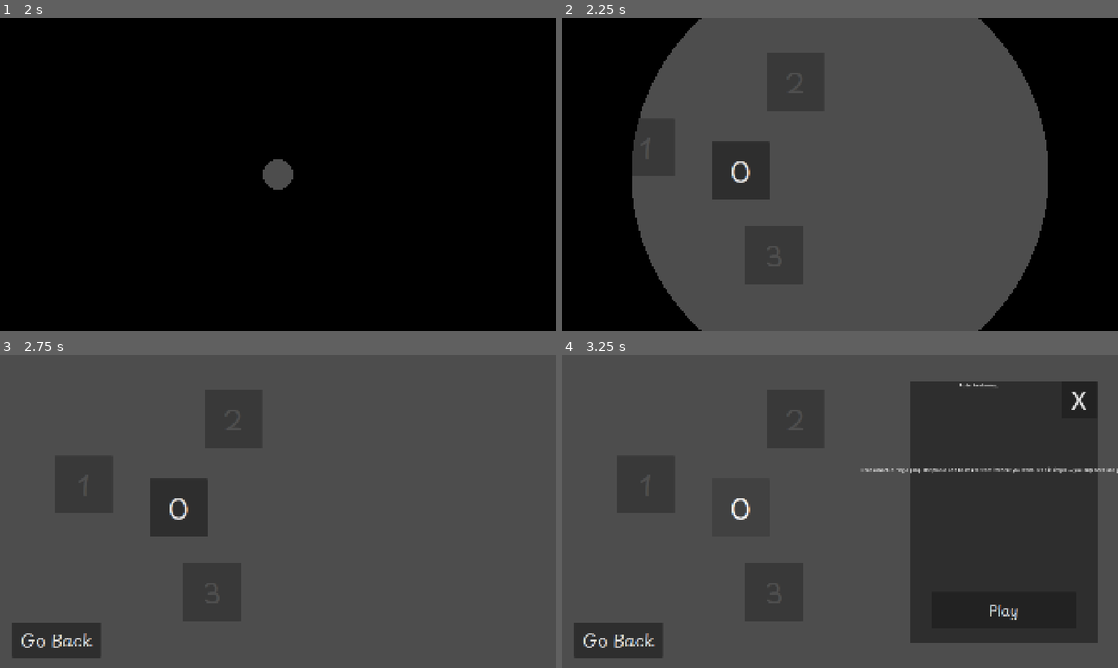
Above: before the commit, frames 1-4 (two rows, left to right).
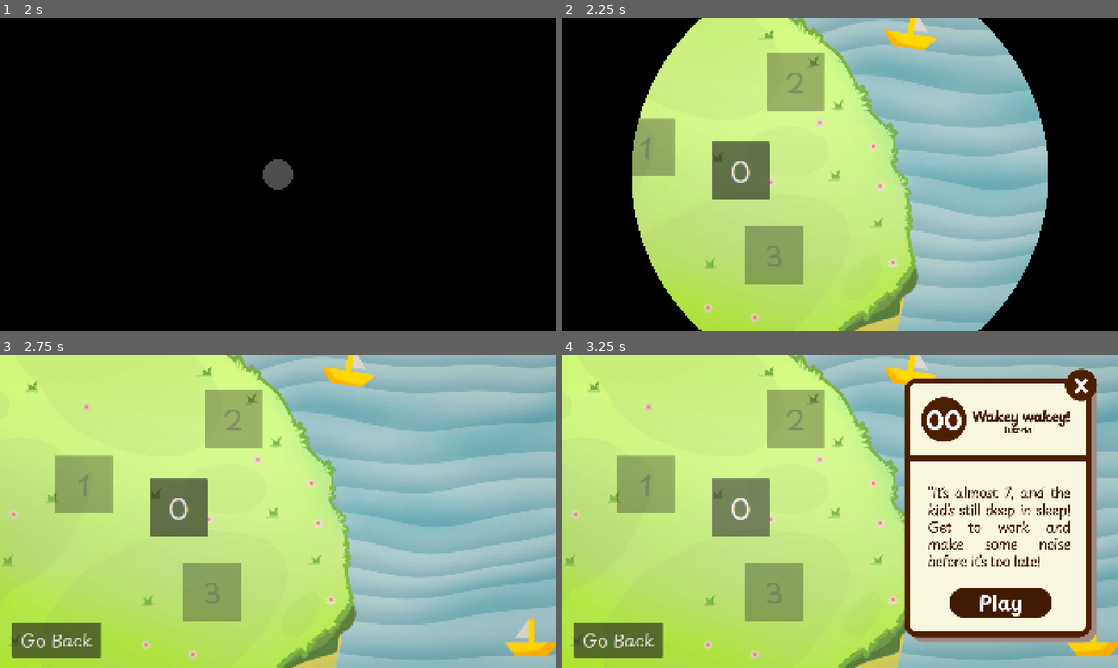
Above: after the commit, the same moments.

Repository: milkeotothemoon/GMTK-26---Boys-at-the-Back
Game: Godot game, scene res://scenes/main/Main.tscn
Same seed, same stepped clock (60 frames per second), same inputs: the game is played once before the commit and once after it. The engine's default icon, where the game draws it, is replaced by a stand-in: a white triangle on a blue panel in a dark square. Video files are missing from this copy of the repository; at most half a second of black plays in their place.
Inputs (mouse positions are in pixels of both pictures, inside the frame that each line leads up to):
- Up to frame 1 (2 s): tap Enter at 0.5 s; move the mouse to (400, 158) at 0.52 s; click (400, 158) at 0.67 s; click "PLAY" at 1.25 s
- Up to frame 2 (2.25 s): click "PLAY" at 2 s
- Up to frame 3 (2.75 s): no input
- Up to frame 4 (3.25 s): click "0" at 2.75 s

Frame 1 is identical in both runs. In frame 2, 67% of the frame differs, in the area x 12-88%, y 0-100%; in frame 3, 100%, in the area x 0-100%, y 0-100%; in frame 4, 100%.

Commit message:
part 1 ui

Diff:
--- a/scenes/gameplay/BuildSpace.tscn
+++ b/scenes/gameplay/BuildSpace.tscn
@@ -1,6 +1,6 @@
 [gd_scene format=3 uid="uid://dj4pr3ftuubh4"]
 
-[ext_resource type="Texture2D" uid="uid://cef26xd1577m8" path="res://icon.svg" id="2_2bb0f"]
+[ext_resource type="Texture2D" uid="uid://bjb6ylckhy4vy" path="res://assets/sprites/ui/main game/alarm.png" id="2_2bb0f"]
 [ext_resource type="Script" uid="uid://dxhj6lpsr2ttj" path="res://scripts/gameplay/grid_visual.gd" id="2_ky76c"]
 
 [sub_resource type="RectangleShape2D" id="RectangleShape2D_75xeh"]
@@ -14,12 +14,13 @@
 
 [node name="BuildSpace" type="Node2D" unique_id=1416657170]
 
-[node name="TextureRect" type="TextureRect" parent="." unique_id=1273156104]
-offset_right = 670.0
-offset_bottom = 670.0
-texture = ExtResource("2_2bb0f")
+[node name="ColorRect" type="ColorRect" parent="." unique_id=1277572077]
+offset_right = 669.0
+offset_bottom = 669.0
+color = Color(1, 0.90588236, 0.78431374, 1)
 
 [node name="GridContainer" type="GridContainer" parent="." unique_id=817833220]
+self_modulate = Color(1, 1, 1, 0.60784316)
 offset_right = 700.0
 offset_bottom = 700.0
 script = ExtResource("2_ky76c")
@@ -41,3 +42,12 @@
 [node name="WallRight" type="CollisionShape2D" parent="WorldBounds" unique_id=753894704]
 position = Vector2(680, 335)
 shape = SubResource("RectangleShape2D_ky76c")
+
+[node name="Alarm" type="TextureRect" parent="." unique_id=122156394]
+offset_left = -35.0
+offset_top = -171.0
+offset_right = 707.0
+offset_bottom = 724.0
+texture = ExtResource("2_2bb0f")
+expand_mode = 1
+stretch_mode = 4
--- a/scenes/gameplay/Inventory.tscn
+++ b/scenes/gameplay/Inventory.tscn
@@ -48,7 +48,7 @@
 stretch_mode = 5
 
 [node name="ChickenSlot" type="Area2D" parent="." unique_id=746638961]
-position = Vector2(80, 20)
+position = Vector2(93, 20)
 script = ExtResource("1_slot")
 item_scene = ExtResource("4_chickenslot")
 item_label = "Chicken"
@@ -66,9 +66,10 @@
 texture = ExtResource("3_ik7uu")
 expand_mode = 1
 stretch_mode = 5
+metadata/_edit_use_anchors_ = true
 
 [node name="BlenderSlot" type="Area2D" parent="." unique_id=1407858912]
-position = Vector2(140, 20)
+position = Vector2(169, 20)
 script = ExtResource("1_slot")
 item_scene = ExtResource("6_blenderslot")
 item_label = "Blender"
@@ -86,9 +87,10 @@
 texture = ExtResource("3_ik7uu")
 expand_mode = 1
 stretch_mode = 5
+metadata/_edit_use_anchors_ = true
 
 [node name="GongSlot" type="Area2D" parent="." unique_id=1783663871]
-position = Vector2(200, 20)
+position = Vector2(243, 20)
 script = ExtResource("1_slot")
 item_scene = ExtResource("3_gongslot")
 item_label = "Gong"
@@ -106,9 +108,10 @@
 texture = ExtResource("7_otrw3")
 expand_mode = 1
 stretch_mode = 5
+metadata/_edit_use_anchors_ = true
 
 [node name="EngineSlot" type="Area2D" parent="." unique_id=766071034]
-position = Vector2(260, 20)
+position = Vector2(317, 20)
 script = ExtResource("1_slot")
 item_scene = ExtResource("5_engineslot")
 item_label = "Engine"
@@ -126,9 +129,10 @@
 texture = ExtResource("3_ik7uu")
 expand_mode = 1
 stretch_mode = 5
+metadata/_edit_use_anchors_ = true
 
 [node name="BellSlot" type="Area2D" parent="." unique_id=1402310230]
-position = Vector2(320, 20)
+position = Vector2(391, 20)
 script = ExtResource("1_slot")
 item_scene = ExtResource("12_bellslot")
 item_label = "Bell"
@@ -146,9 +150,10 @@
 texture = ExtResource("3_ik7uu")
 expand_mode = 1
 stretch_mode = 5
+metadata/_edit_use_anchors_ = true
 
 [node name="AirhornSlot" type="Area2D" parent="." unique_id=305973019]
-position = Vector2(380, 20)
+position = Vector2(465, 20)
 script = ExtResource("1_slot")
 item_scene = ExtResource("13_airhornslot")
 item_label = "Airhorn"
@@ -166,9 +171,10 @@
 texture = ExtResource("3_ik7uu")
 expand_mode = 1
 stretch_mode = 5
+metadata/_edit_use_anchors_ = true
 
 [node name="MegaphoneSlot" type="Area2D" parent="." unique_id=763185001]
-position = Vector2(440, 20)
+position = Vector2(539, 20)
 script = ExtResource("1_slot")
 item_scene = ExtResource("7_microphoneslot")
 item_label = "Megaphone"
@@ -186,9 +192,10 @@
 texture = ExtResource("3_ik7uu")
 expand_mode = 1
 stretch_mode = 5
+metadata/_edit_use_anchors_ = true
 
 [node name="CassetteTapeSlot" type="Area2D" parent="." unique_id=1710316631]
-position = Vector2(500, 20)
+position = Vector2(613, 20)
 script = ExtResource("1_slot")
 item_scene = ExtResource("8_casettetapeslot")
 item_label = "Cassette Tape"
@@ -206,9 +213,10 @@
 texture = ExtResource("3_ik7uu")
 expand_mode = 1
 stretch_mode = 5
+metadata/_edit_use_anchors_ = true
 
 [node name="MarbleSlot" type="Area2D" parent="." unique_id=77714530]
-position = Vector2(20, 80)
+position = Vector2(20, 88)
 script = ExtResource("1_slot")
 item_scene = ExtResource("14_marbleslot")
 item_label = "Marble"
@@ -226,9 +234,10 @@
 texture = ExtResource("3_ik7uu")
 expand_mode = 1
 stretch_mode = 5
+metadata/_edit_use_anchors_ = true
 
 [node name="EggSlot" type="Area2D" parent="." unique_id=125035956]
-position = Vector2(80, 80)
+position = Vector2(93, 88)
 script = ExtResource("1_slot")
 item_scene = ExtResource("15_eggslot")
 item_label = "Egg"
@@ -246,9 +255,10 @@
 texture = ExtResource("3_ik7uu")
 expand_mode = 1
 stretch_mode = 5
+metadata/_edit_use_anchors_ = true
 
 [node name="PlankSlot" type="Area2D" parent="." unique_id=271102762]
-position = Vector2(140, 80)
+position = Vector2(169, 88)
 script = ExtResource("1_slot")
 item_scene = ExtResource("16_plankslot")
 item_label = "Plank"
@@ -266,9 +276,10 @@
 texture = ExtResource("3_ik7uu")
 expand_mode = 1
 stretch_mode = 5
+metadata/_edit_use_anchors_ = true
 
 [node name="BeamSlot" type="Area2D" parent="." unique_id=1518276658]
-position = Vector2(200, 80)
+position = Vector2(243, 88)
 script = ExtResource("1_slot")
 item_scene = ExtResource("17_beamslot")
 item_label = "Beam"
@@ -286,9 +297,10 @@
 texture = ExtResource("3_ik7uu")
 expand_mode = 1
 stretch_mode = 5
+metadata/_edit_use_anchors_ = true
 
 [node name="StringSlot" type="Area2D" parent="." unique_id=1152007948]
-position = Vector2(260, 80)
+position = Vector2(317, 88)
 script = ExtResource("1_slot")
 item_scene = ExtResource("18_stringslot")
 item_label = "String"
@@ -306,9 +318,10 @@
 texture = ExtResource("3_ik7uu")
 expand_mode = 1
 stretch_mode = 5
+metadata/_edit_use_anchors_ = true
 
 [node name="ConveyorBeltSlot" type="Area2D" parent="." unique_id=781582942]
-position = Vector2(320, 80)
+position = Vector2(391, 88)
 script = ExtResource("1_slot")
 item_scene = ExtResource("9_conveyorbeltslot")
 item_label = "Conveyor Belt"
@@ -326,9 +339,10 @@
 texture = ExtResource("3_ik7uu")
 expand_mode = 1
 stretch_mode = 5
+metadata/_edit_use_anchors_ = true
 
 [node name="FanSlot" type="Area2D" parent="." unique_id=809936773]
-position = Vector2(380, 80)
+position = Vector2(465, 88)
 script = ExtResource("1_slot")
 item_scene = ExtResource("10_fanslot")
 item_label = "Fan"
@@ -346,9 +360,10 @@
 texture = ExtResource("3_ik7uu")
 expand_mode = 1
 stretch_mode = 5
+metadata/_edit_use_anchors_ = true
 
 [node name="PistonSlot" type="Area2D" parent="." unique_id=378960894]
-position = Vector2(440, 80)
+position = Vector2(539, 88)
 script = ExtResource("1_slot")
 item_scene = ExtResource("11_pistonslot")
 item_label = "Piston"
@@ -366,9 +381,10 @@
 texture = ExtResource("3_ik7uu")
 expand_mode = 1
 stretch_mode = 5
+metadata/_edit_use_anchors_ = true
 
 [node name="LauncherSlot" type="Area2D" parent="." unique_id=169709335]
-position = Vector2(500, 80)
+position = Vector2(613, 88)
 script = ExtResource("1_slot")
 item_scene = ExtResource("19_launcherslot")
 item_label = "Launcher"
@@ -386,6 +402,7 @@
 texture = ExtResource("3_ik7uu")
 expand_mode = 1
 stretch_mode = 5
+metadata/_edit_use_anchors_ = true
 
 [connection signal="input_event" from="BalloonSlot" to="BalloonSlot" method="_on_input_event"]
 [connection signal="input_event" from="ChickenSlot" to="ChickenSlot" method="_on_input_event"]
--- a/scenes/levels/Level0.tscn
+++ b/scenes/levels/Level0.tscn
@@ -2,7 +2,9 @@
 
 [ext_resource type="Script" uid="uid://b8apmf7n38mm1" path="res://scripts/gameplay/build_phase.gd" id="1_qcr8a"]
 [ext_resource type="PackedScene" uid="uid://dj4pr3ftuubh4" path="res://scenes/gameplay/BuildSpace.tscn" id="1_xh834"]
+[ext_resource type="Texture2D" uid="uid://cetsi45dtebp6" path="res://assets/sprites/ui/main game/main game bg.png" id="2_c2uwi"]
 [ext_resource type="PackedScene" uid="uid://cy7pfol0uoa7d" path="res://scenes/gameplay/Inventory.tscn" id="2_inventory"]
+[ext_resource type="Texture2D" uid="uid://bipqxgn5uwtp4" path="res://assets/sprites/ui/main game/inventory.png" id="3_6se2n"]
 [ext_resource type="PackedScene" uid="uid://cj7fvg2qu47rt" path="res://scenes/goblin/Goblin.tscn" id="3_player"]
 [ext_resource type="PackedScene" uid="uid://ct7pmsdcku03e" path="res://scenes/gameplay/SleeperPortrait.tscn" id="5_ax2ff"]
 [ext_resource type="PackedScene" uid="uid://roujawpulhr7" path="res://scenes/gameplay/RunPhaseController.tscn" id="5_in5bs"]
@@ -10,10 +12,11 @@
 [ext_resource type="PackedScene" uid="uid://b1alhoqjw6dc2" path="res://scenes/gameplay/ScoreHUD.tscn" id="6_in5bs"]
 [ext_resource type="Script" uid="uid://dk2shgpboe86c" path="res://scripts/gameplay/score_bar.gd" id="8_bbvxl"]
 [ext_resource type="PackedScene" uid="uid://lp2s54nhiltq" path="res://scenes/gameplay/PhaseTransition.tscn" id="9_e2o36"]
+[ext_resource type="Texture2D" uid="uid://x1dbwykvcp7q" path="res://assets/sprites/ui/main game/score bar.png" id="11_hsw41"]
 [ext_resource type="PackedScene" uid="uid://bh30pp2dlxxy1" path="res://scenes/gameplay/TutorialPanel.tscn" id="11_oswwn"]
 
 [sub_resource type="StyleBoxFlat" id="StyleBoxFlat_75xeh"]
-bg_color = Color(0, 0, 0, 1)
+bg_color = Color(0.28627452, 0.08627451, 0, 1)
 corner_radius_top_left = 200
 corner_radius_top_right = 200
 corner_radius_bottom_right = 200
@@ -21,10 +24,10 @@
 corner_detail = 20
 
 [sub_resource type="LabelSettings" id="LabelSettings_75xeh"]
-font_size = 244
+font_size = 170
 
 [sub_resource type="StyleBoxFlat" id="StyleBoxFlat_ax2ff"]
-bg_color = Color(0, 0, 0, 1)
+bg_color = Color(0.2879312, 0.08685004, 6.016344e-08, 1)
 corner_radius_top_left = 200
 corner_radius_top_right = 200
 corner_radius_bottom_right = 200
@@ -34,11 +37,23 @@
 [node name="Level0" type="Node2D" unique_id=250843063]
 script = ExtResource("1_qcr8a")
 
+[node name="Background" type="TextureRect" parent="." unique_id=1382300849]
+offset_right = 1925.0
+offset_bottom = 1079.0
+texture = ExtResource("2_c2uwi")
+
+[node name="Inventory Art" type="TextureRect" parent="." unique_id=473500698]
+offset_left = 633.0
+offset_top = 909.0
+offset_right = 1335.0
+offset_bottom = 1071.0
+texture = ExtResource("3_6se2n")
+
 [node name="Inventory" parent="." unique_id=653123002 instance=ExtResource("2_inventory")]
-position = Vector2(708, 934)
+position = Vector2(665, 933)
 
 [node name="BuildSpace" parent="." unique_id=1416657170 instance=ExtResource("1_xh834")]
-position = Vector2(635, 214)
+position = Vector2(639, 191)
 
 [node name="Goblin" parent="." unique_id=1845645343 instance=ExtResource("3_player")]
 position = Vector2(461, 816)
@@ -48,9 +63,9 @@
 
 [node name="TimerDisplay" type="HBoxContainer" parent="." unique_id=787711431]
 offset_left = 869.0
-offset_top = 40.0
+offset_top = 20.0
 offset_right = 1073.0
-offset_bottom = 205.0
+offset_bottom = 185.0
 
 [node name="DigitSec1" type="TextureRect" parent="TimerDisplay" unique_id=225946883]
 custom_minimum_size = Vector2(100, 100)
@@ -65,20 +80,21 @@
 stretch_mode = 5
 
 [node name="UpperRightCorner" type="Panel" parent="." unique_id=2058796264]
-offset_left = 1593.0
+offset_left = 1636.0
 offset_top = -94.0
 offset_right = 1993.0
-offset_bottom = 306.0
+offset_bottom = 268.0
 size_flags_stretch_ratio = 0.0
 theme_override_styles/panel = SubResource("StyleBoxFlat_75xeh")
 
 [node name="LevelLabel" type="Label" parent="UpperRightCorner" unique_id=1346164908]
 layout_mode = 0
-offset_left = 67.0
-offset_top = 33.0
-offset_right = 306.0
-offset_bottom = 402.0
+offset_left = 39.0
+offset_top = 11.0
+offset_right = 266.0
+offset_bottom = 380.0
 theme = ExtResource("5_ue060")
+theme_override_font_sizes/font_size = 18
 text = "#"
 label_settings = SubResource("LabelSettings_75xeh")
 horizontal_alignment = 1
@@ -97,6 +113,7 @@
 [node name="RunPhaseController" parent="." unique_id=832782929 instance=ExtResource("5_in5bs")]
 
 [node name="ScoreBar" type="Control" parent="." unique_id=1446182729]
+self_modulate = Color(1, 1, 1, 0)
 layout_mode = 3
 anchors_preset = 0
 offset_left = 1360.0
@@ -105,7 +122,16 @@
 offset_bottom = 884.0
 script = ExtResource("8_bbvxl")
 
+[node name="ScoreBar Art" type="TextureRect" parent="ScoreBar" unique_id=1576190100]
+layout_mode = 0
+offset_left = -17.0
+offset_top = -18.0
+offset_right = 71.0
+offset_bottom = 686.0
+texture = ExtResource("11_hsw41")
+
 [node name="ScoreHUD" parent="." unique_id=926461996 instance=ExtResource("6_in5bs")]
+visible = false
 
 [node name="PhaseTransition" parent="." unique_id=585754170 instance=ExtResource("9_e2o36")]
 
--- a/scenes/main/LevelSelection.tscn
+++ b/scenes/main/LevelSelection.tscn
@@ -2,14 +2,18 @@
 
 [ext_resource type="Script" uid="uid://ddw4s6x8ce4et" path="res://scripts/main/level_selection.gd" id="1_080wy"]
 [ext_resource type="Theme" uid="uid://b8b3u6igehsbs" path="res://resources/theme/main_theme.tres" id="2_0e7p1"]
+[ext_resource type="Texture2D" uid="uid://cfeepkyb5jra7" path="res://assets/sprites/ui/level select/level select bg.jpg" id="2_5l5gi"]
 
 [node name="LevelSelection" type="Node2D" unique_id=70987566]
 script = ExtResource("1_080wy")
 
 [node name="Background" type="TextureRect" parent="." unique_id=138806955]
 custom_minimum_size = Vector2(1920, 1080)
-offset_right = 1920.0
-offset_bottom = 1080.0
+offset_left = -41.0
+offset_top = -2.0
+offset_right = 1919.0
+offset_bottom = 1078.0
+texture = ExtResource("2_5l5gi")
 
 [node name="Houses" type="Control" parent="." unique_id=1408428511]
 layout_mode = 3
@@ -58,6 +62,7 @@
 text = "3"
 
 [node name="LevelPanel" type="Panel" parent="." unique_id=1827637892]
+self_modulate = Color(1, 1, 1, 0)
 anchors_preset = 6
 anchor_left = 1.0
 anchor_top = 0.5
@@ -70,55 +75,44 @@
 grow_horizontal = 0
 grow_vertical = 2
 
-[node name="TitleLabel" type="Label" parent="LevelPanel" unique_id=1576086753]
-layout_mode = 1
-anchors_preset = 5
-anchor_left = 0.5
-anchor_right = 0.5
-offset_left = -153.0
-offset_right = 153.0
-offset_bottom = 143.0
-grow_horizontal = 2
-
-[node name="DescriptionLabel" type="Label" parent="LevelPanel" unique_id=1466687134]
-layout_mode = 1
-anchors_preset = 8
-anchor_left = 0.5
-anchor_top = 0.5
-anchor_right = 0.5
-anchor_bottom = 0.5
-offset_left = -213.0
-offset_top = -159.0
-offset_right = 213.0
-offset_bottom = 159.0
-grow_horizontal = 2
-grow_vertical = 2
+[node name="Image" type="TextureRect" parent="LevelPanel" unique_id=112451804]
+layout_mode = 0
+offset_left = -38.0
+offset_top = -90.0
+offset_right = 668.0
+offset_bottom = 942.0
+stretch_mode = 5
 
 [node name="CloseButton" type="Button" parent="LevelPanel" unique_id=762977545]
+self_modulate = Color(1, 1, 1, 0)
 layout_mode = 1
 anchors_preset = 1
 anchor_left = 1.0
 anchor_right = 1.0
-offset_left = -127.0
+offset_left = -108.0
+offset_top = -41.0
 offset_right = -2.0
-offset_bottom = 125.0
+offset_bottom = 65.0
 grow_horizontal = 0
-theme_override_font_sizes/font_size = 84
+mouse_default_cursor_shape = 2
+theme_override_font_sizes/font_size = 20
 text = "X"
 
 [node name="PlayButton" type="Button" parent="LevelPanel" unique_id=1031055948]
+self_modulate = Color(1, 1, 1, 0)
 layout_mode = 1
 anchors_preset = 7
 anchor_left = 0.5
 anchor_top = 1.0
 anchor_right = 0.5
 anchor_bottom = 1.0
-offset_left = -250.0
-offset_top = -175.0
-offset_right = 250.0
-offset_bottom = -50.0
+offset_left = -190.0
+offset_top = -187.0
+offset_right = 167.0
+offset_bottom = -89.0
 grow_horizontal = 2
 grow_vertical = 0
+mouse_default_cursor_shape = 2
 theme = ExtResource("2_0e7p1")
 theme_override_font_sizes/font_size = 50
 text = "Play"
--- a/scripts/gameplay/grid_visual.gd
+++ b/scripts/gameplay/grid_visual.gd
@@ -13,11 +13,17 @@
 
 	_base_style = StyleBoxFlat.new()
 	_base_style.bg_color = Color(0, 0, 0, 0)
-	_base_style.border_width_left = 2
-	_base_style.border_width_top = 2
-	_base_style.border_width_right = 2
-	_base_style.border_width_bottom = 2
-	_base_style.border_color = Color.BLACK
+	_base_style.border_width_left = 1
+	_base_style.border_width_top = 1
+	_base_style.border_width_right = 1
+	_base_style.border_width_bottom = 1
+
+	_base_style.border_color = Color(0.45, 0.35, 0.25, 0.25)
+
+	_base_style.corner_radius_top_left = 3
+	_base_style.corner_radius_top_right = 3
+	_base_style.corner_radius_bottom_left = 3
+	_base_style.corner_radius_bottom_right = 3
 
 	_hover_style = _base_style.duplicate()
 	_hover_style.bg_color = Color(0.5, 0.5, 0.5, 0.5)
--- a/scripts/main/level_selection.gd
+++ b/scripts/main/level_selection.gd
@@ -3,11 +3,17 @@
 const MAX_LEVEL_INDEX := 3
 
 @onready var panel: Panel = $LevelPanel
-@onready var title_label: Label = $LevelPanel/TitleLabel
-@onready var desc_label: Label = $LevelPanel/DescriptionLabel
+@onready var panel_art: TextureRect = $LevelPanel/Image
 @onready var play_button: Button = $LevelPanel/PlayButton
 
 var _selected: int = -1
+
+const PANEL_IMAGES = [
+	preload("res://assets/sprites/ui/level select/00 TRANSPARENT.png"),
+	preload("res://assets/sprites/ui/level select/01 TRANSPARENT.png"),
+	preload("res://assets/sprites/ui/level select/02 TRANSPARENT.png"),
+	preload("res://assets/sprites/ui/level select/03 TRANSPARENT.png"),
+]
 
 func _ready() -> void:
 	panel.visible = false
@@ -30,12 +36,8 @@
 func _on_house_pressed(index: int) -> void:
 	_selected = index
 	var cfg: LevelConfig = load("res://resources/level_configs/level%d_config.tres" % index)
-	if cfg:
-		title_label.text = cfg.level_name if cfg.level_name != "" else "Level %d" % index
-		desc_label.text = cfg.description
-	else:
-		title_label.text = "Level %d" % index
-		desc_label.text = ""
+	panel_art.texture = PANEL_IMAGES[index]
+	panel.visible = true
 	panel.visible = true
 
 func _on_close_pressed() -> void:
Not shown, added: assets/sprites/ui/level select/00 TRANSPARENT.png.import
Not shown, added: assets/sprites/ui/level select/01 TRANSPARENT.png.import
Not shown, added: assets/sprites/ui/level select/02 TRANSPARENT.png.import
Not shown, added: assets/sprites/ui/level select/03 TRANSPARENT.png.import
Binary file added: assets/sprites/ui/level select/level select bg.jpg
Not shown, added: assets/sprites/ui/level select/level select bg.jpg.import
Binary file added: assets/sprites/ui/main game/alarm.png
Not shown, added: assets/sprites/ui/main game/alarm.png.import
Binary file added: assets/sprites/ui/main game/inventory.png
Not shown, added: assets/sprites/ui/main game/inventory.png.import
Binary file added: assets/sprites/ui/main game/main game bg.png
Not shown, added: assets/sprites/ui/main game/main game bg.png.import
(and 2 more such lines)
